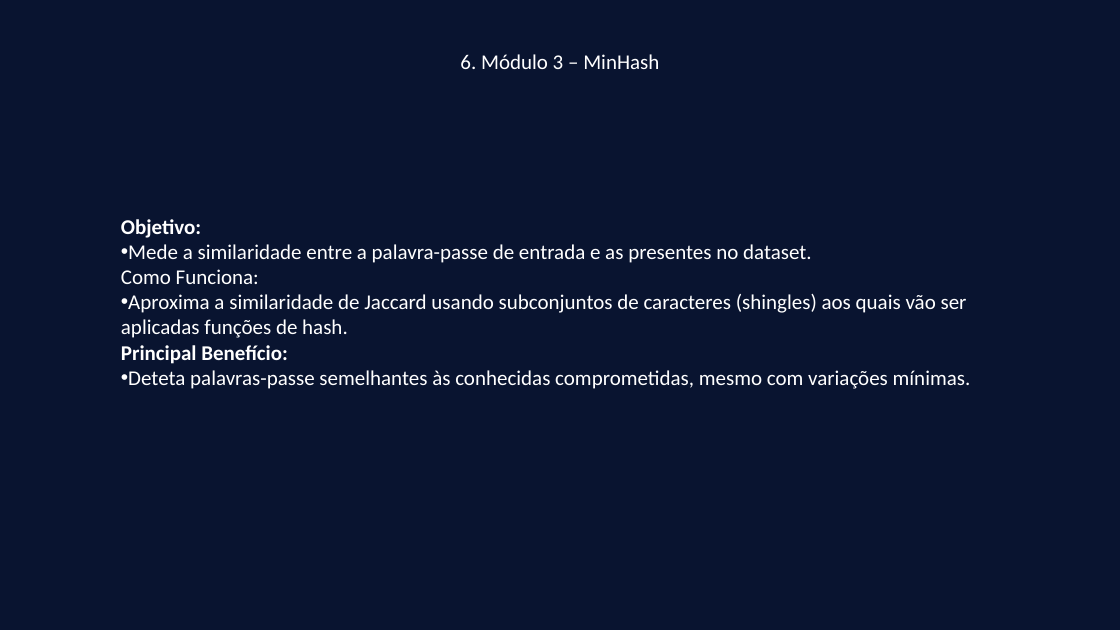
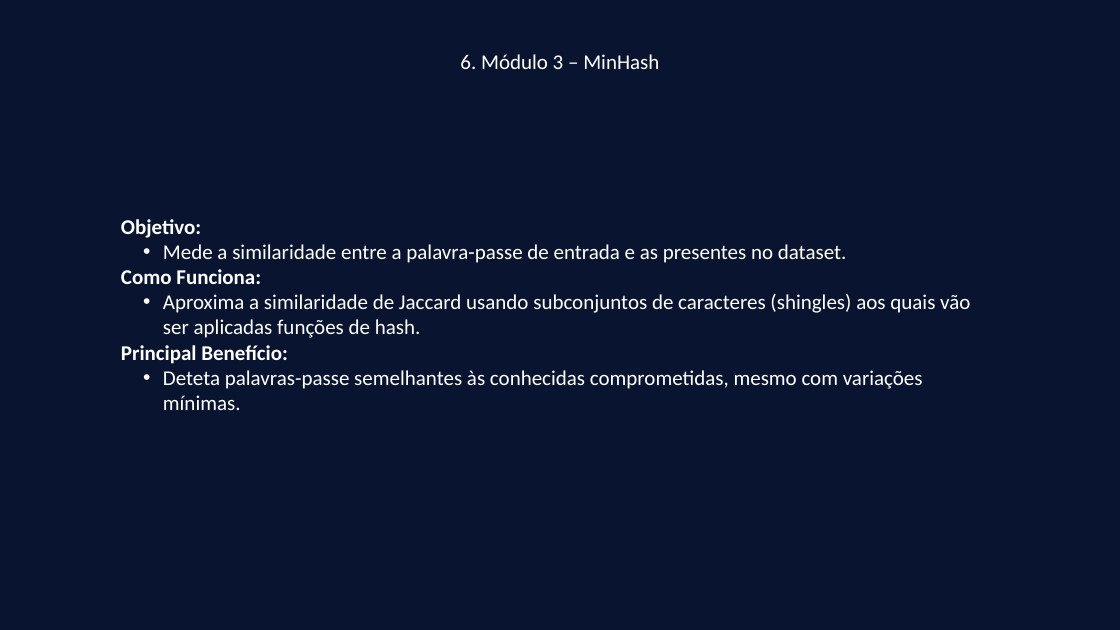
Before and after one commit to martacruzz/Project_MPEI, a slide deck: slide 7 of FinalPitch_MPEI.pptx. Drawn at 1120x630 pixels with LibreOffice and Linux fonts; fonts in the diff are those of the drawing. Boxes give left, top, right and bottom in pixels: in the first picture for what was removed or moved away, otherwise in the second. Text is boxed around its words. In the diff, an @@ line names an element or a change of style, - is before the commit and + after.

```diff
--- a/FinalPitch_MPEI.pptx
+++ b/FinalPitch_MPEI.pptx
@@ text at <box>121,244,970,410</box>: bold on in "Como Funciona:"; list level 1 to 2 in "Mede a similaridade entre a ..."; list level 1 to 2 in "Aproxima a similaridade de Jaccard ..."; list level 1 to 2 in "Deteta palavras-passe semelhantes às conhecidas ..." @@
```
Also in this commit, not shown: 3 other slides changed, 1 slide added, 3 other files.
